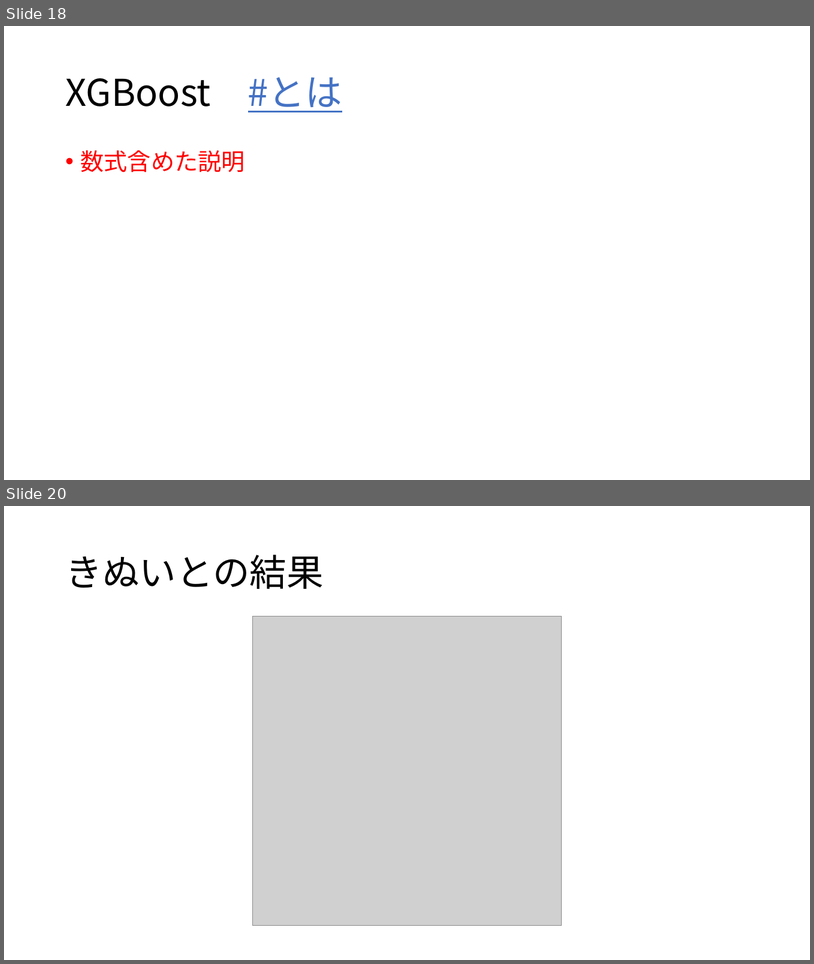
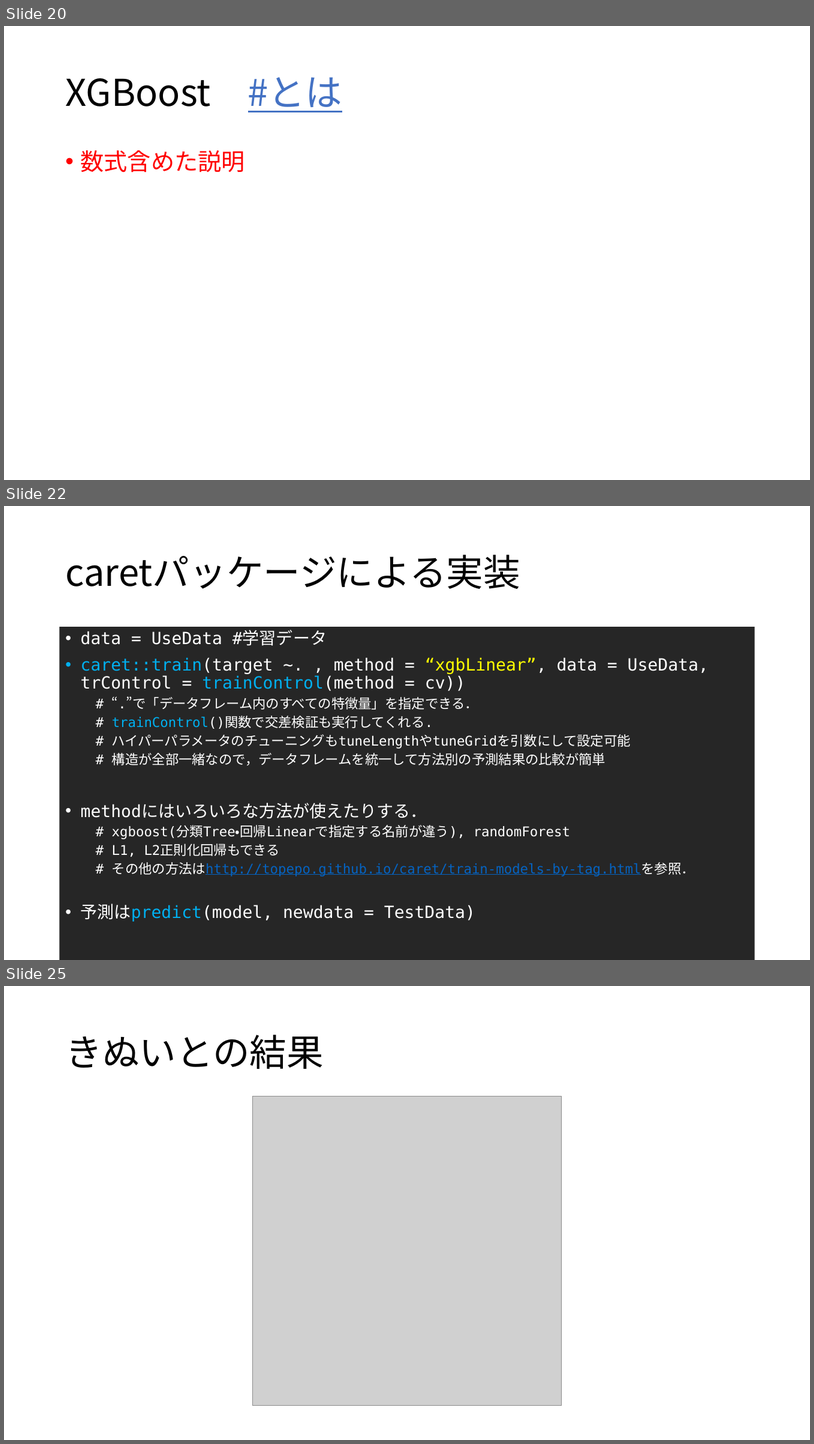
Before and after one commit to 8-u8/Kaggle, a slide deck: Santander/output/caretパッケージを使ったXGBoostのformula型.pptx. Shown one above the other, each under a label of ours: slides 18 and 20 before the commit, slides 20, 22 and 25 after it; the slides between them are not shown. The pictures are 814x964 and 814x1444 pixels, drawn with LibreOffice and Linux fonts; fonts in the diff are those of the drawing; grey boxes stand for pictures. Boxes give left, top, right and bottom in pixels: in the first picture for what was removed or moved away, otherwise in the second. Text is boxed around its words. In the diff, an @@ line names an element or a change of style, - is before the commit and + after.

```diff
--- a/Santander/output/caretパッケージを使ったXGBoostのformula型.pptx
+++ b/Santander/output/caretパッケージを使ったXGBoostのformula型.pptx
@@ slide 22 added at <box>4,506,810,960</box>, background #FFFFFF @@
@@ title added at <box>65,555,521,589</box>, 44 pt, text #000000 @@
+caretパッケージによる実装
@@ text added at <box>60,627,755,960</box>, fill #262626, 16 pt, text #FFFFFF @@
+• data = UseData #学習データ
+• caret::train(target ~. , method = “xgbLinear”, data = UseData, trControl = trainControl(method = cv))
+  # “.”で「データフレーム内のすべての特徴量」を指定できる．
+  # trainControl()関数で交差検証も実行してくれる.
+  # ハイパーパラメータのチューニングもtuneLengthやtuneGridを引数にして設定可能
+  # 構造が全部一緒なので，データフレームを統一して方法別の予測結果の比較が簡単
+• methodにはいろいろな方法が使えたりする．
+  # xgboost(分類Tree・回帰Linearで指定する名前が違う), randomForest
+  # L1, L2正則化回帰もできる
+  # その他の方法はhttp://topepo.github.io/caret/train-models-by-tag.htmlを参照．
+• 予測はpredict(model, newdata = TestData)
@@ what was slide 18 is now slide 20 @@
@@ what was slide 20 is now slide 25 @@
```
Also in this commit, not shown: 8 slides changed, 7 other slides added, 1 slide removed, 3 other files.
